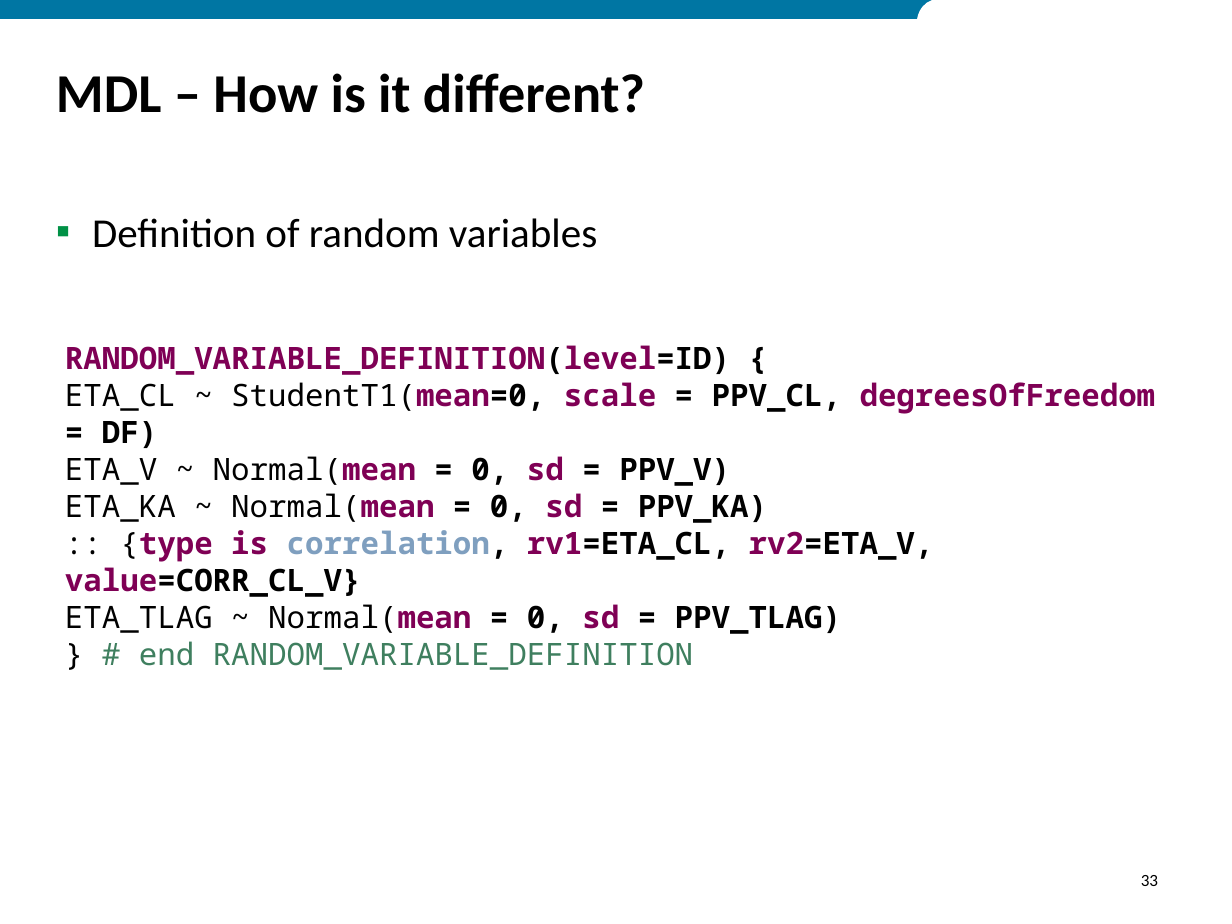
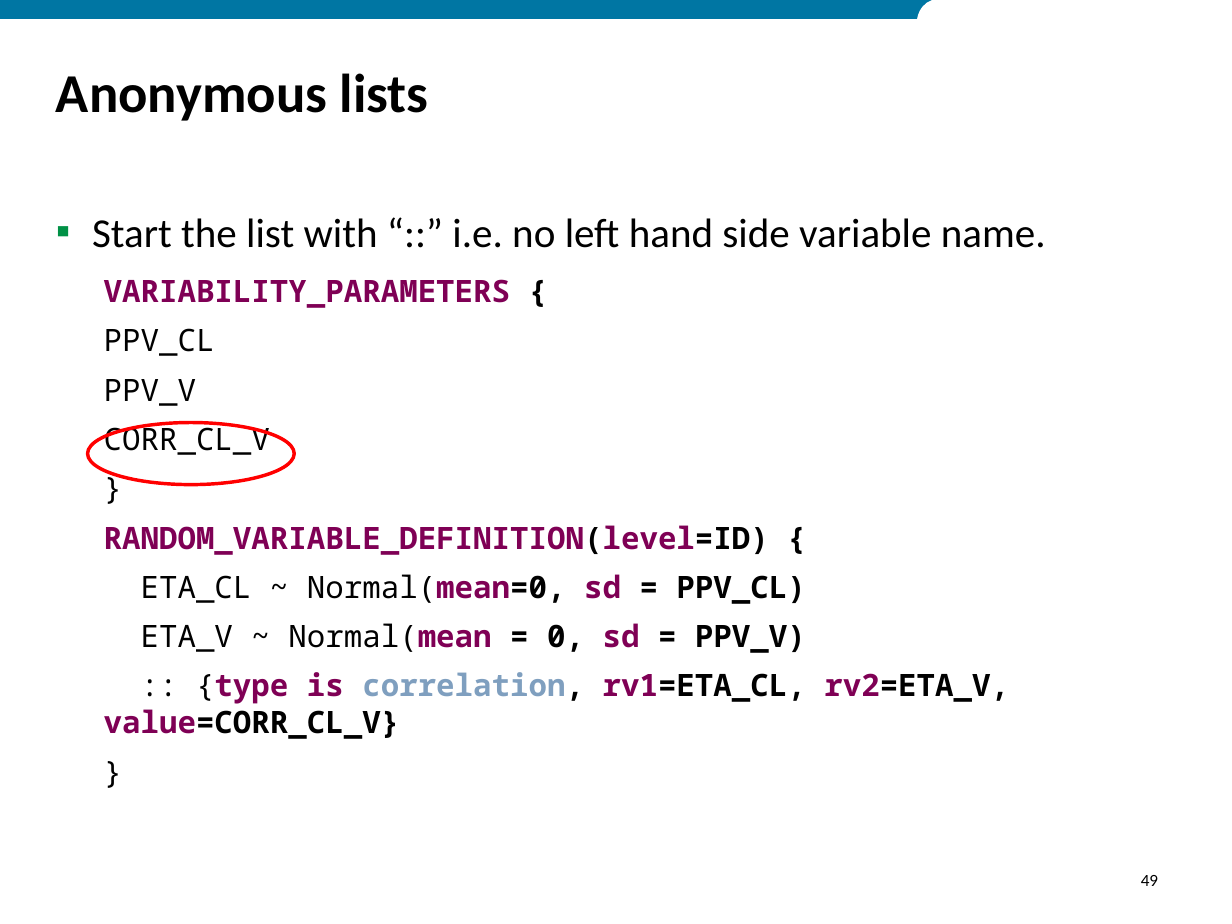
Before and after one commit to ModelDefinitionLanguage/MDLExamples, a slide deck: slide 49 of MDL_Tutorial_2018.pptx (slide 33 before the commit). Drawn at 1232x924 pixels with LibreOffice and Linux fonts; fonts in the diff are those of the drawing; background and template pictures are left out. Boxes give left, top, right and bottom in pixels: in the first picture for what was removed or moved away, otherwise in the second. Text is boxed around its words. In the diff, an @@ line names an element or a change of style, - is before the commit and + after.

```diff
--- a/MDL_Tutorial_2018.pptx
+++ b/MDL_Tutorial_2018.pptx
@@ title at (56, 73, 429, 121): text changed @@
-MDL – How is it different?
+Anonymous lists
@@ text removed at (92, 218, 597, 248) @@
-▪ Definition of random variables
@@ text added at (92, 218, 1046, 739), 18 pt, text #000000, bold @@
+▪ Start the list with “::” i.e. no left hand side variable name.
+  VARIABILITY_PARAMETERS {
+  PPV_CL
+  PPV_V
+  CORR_CL_V
+  }
+  RANDOM_VARIABLE_DEFINITION(level=ID) {
+  ETA_CL ~ Normal(mean=0, sd = PPV_CL)
+  ETA_V ~ Normal(mean = 0, sd = PPV_V)
+  :: {type is correlation, rv1=ETA_CL, rv2=ETA_V, value=CORR_CL_V}
+  }
@@ text removed at (65, 345, 1156, 670) @@
-RANDOM_VARIABLE_DEFINITION(level=ID) {
-ETA_CL ~ StudentT1(mean=0, scale = PPV_CL, degreesOfFreedom = DF)
-ETA_V ~ Normal(mean = 0, sd = PPV_V)
-ETA_KA ~ Normal(mean = 0, sd = PPV_KA)
-:: {type is correlation, rv1=ETA_CL, rv2=ETA_V, value=CORR_CL_V}
-ETA_TLAG ~ Normal(mean = 0, sd = PPV_TLAG)
-} # end RANDOM_VARIABLE_DEFINITION
@@ ellipse added at (87, 423, 294, 484), outline #FF0000 2 pt @@
@@ page number at (1141, 875, 1158, 886): text changed @@
-33
+49
```
Also in this commit, not shown: 7 other slides changed, 29 slides added, 5 slides removed, 1 other file.
